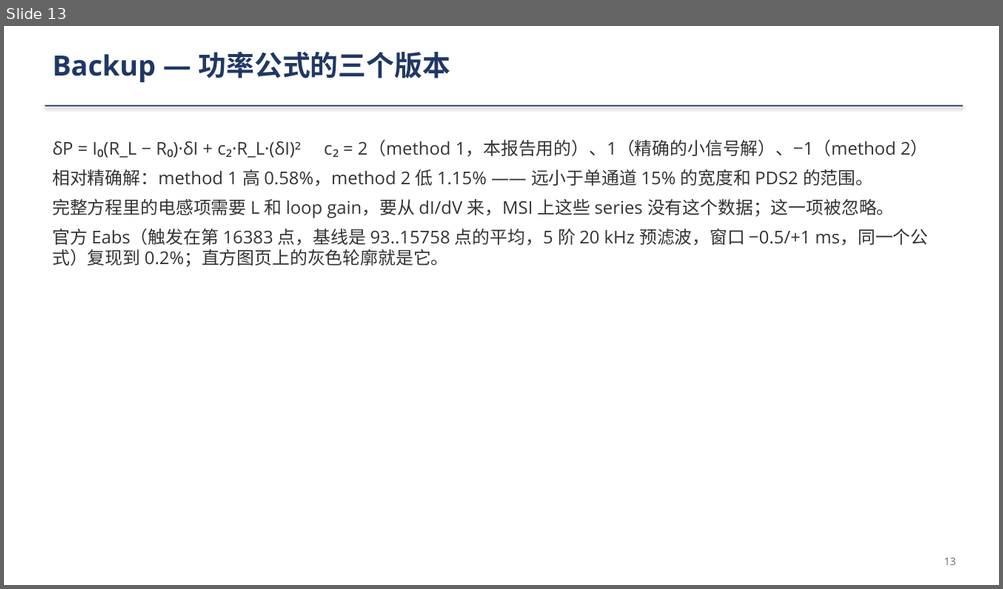
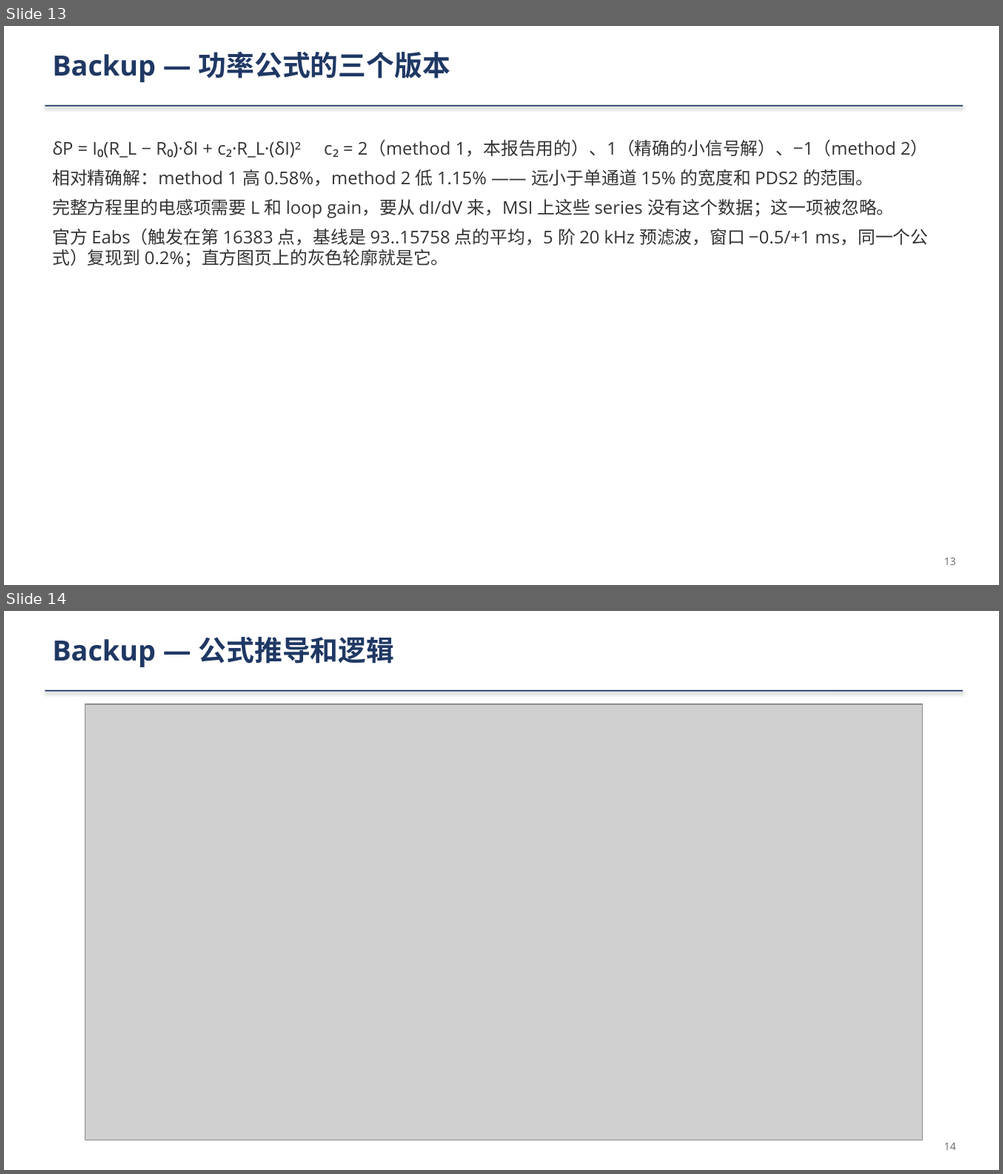
Before and after one commit to ZhihengLi0/urop, a slide deck: snolab/collection_efficiency/presentation/SNOLAB_R4_collection_efficiency_20260910_zh.pptx. Shown one above the other, each under a label of ours: slide 13 before the commit, slides 13 and 14 after it. The pictures are 1003x589 and 1003x1174 pixels, drawn with LibreOffice and Linux fonts; fonts in the diff are those of the drawing; grey boxes stand for pictures. Boxes give left, top, right and bottom in pixels: in the first picture for what was removed or moved away, otherwise in the second. Text is boxed around its words. In the diff, an @@ line names an element or a change of style, - is before the commit and + after.

```diff
--- a/snolab/collection_efficiency/presentation/SNOLAB_R4_collection_efficiency_20260910_zh.pptx
+++ b/snolab/collection_efficiency/presentation/SNOLAB_R4_collection_efficiency_20260910_zh.pptx
@@ slide 14 added at <box>4,611,999,1170</box>, background #FFFFFF @@
@@ text added at <box>52,637,395,667</box>, 27 pt, text #1F3864, bold @@
+Backup — 公式推导和逻辑
@@ rectangle added at <box>45,690,963,692</box>, fill #1F3864 @@
@@ picture added at <box>85,704,922,1141</box> @@
@@ text added at <box>944,1143,956,1150</box>, 10 pt, text #666666 @@
+14
```
Also in this commit, not shown: 4 slides changed, 8 other files.
